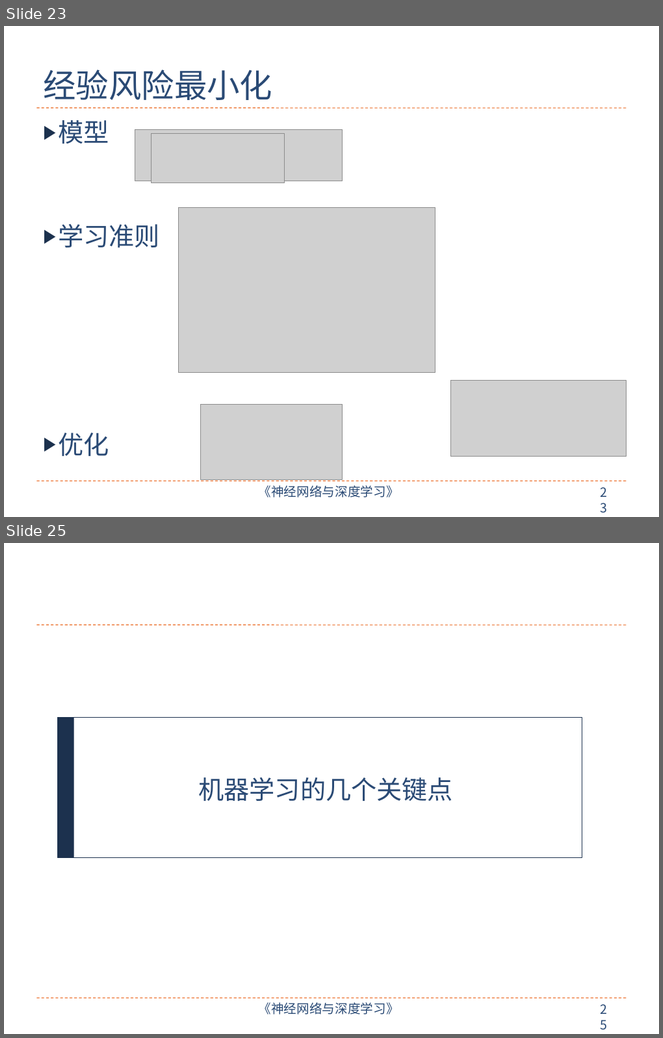
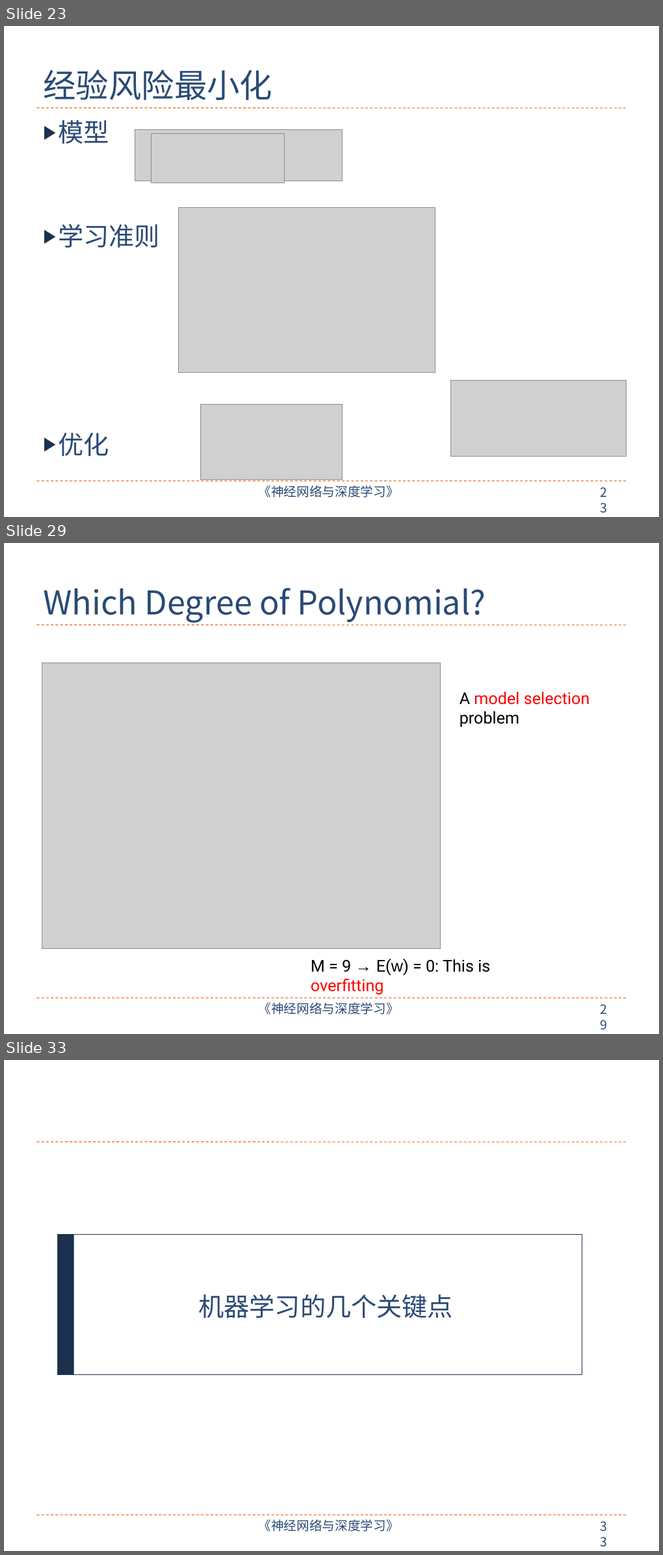
Before and after one commit to nndl/nndl.github.io, a slide deck: ppt/chap-机器学习概述.pptx. Shown one above the other, each under a label of ours: slides 23 and 25 before the commit, slides 23, 29 and 33 after it; the slides between them are not shown. The pictures are 663x1038 and 663x1555 pixels, drawn with LibreOffice and Linux fonts; fonts in the diff are those of the drawing; grey boxes stand for pictures. Boxes give left, top, right and bottom in pixels: in the first picture for what was removed or moved away, otherwise in the second. Text is boxed around its words. In the diff, an @@ line names an element or a change of style, - is before the commit and + after.

```diff
--- a/ppt/chap-机器学习概述.pptx
+++ b/ppt/chap-机器学习概述.pptx
@@ slide 29 added at (x1=4, y1=543, x2=659, y2=1034), background #FFFFFF; not listed: 4 template elements that a slide beside it also shows @@
@@ title added at (x1=43, y1=588, x2=486, y2=623), 36 pt, text #2A4A75 @@
+Which Degree of Polynomial?
@@ picture added at (x1=42, y1=663, x2=440, y2=949) @@
@@ text added at (x1=460, y1=692, x2=590, y2=727), 18 pt, text #FF0000 @@
+A model selection problem
@@ text added at (x1=311, y1=959, x2=490, y2=995), 18 pt, text #000000 @@
+M = 9 → E(w) = 0: This is overfitting
@@ what was slide 25 is now slide 33 @@
@@ page number at (x1=594, y1=1516, x2=621, y2=1538): text changed @@
-25
+33
```
Also in this commit, not shown: 5 slides changed, 9 other slides added, 1 slide removed.
